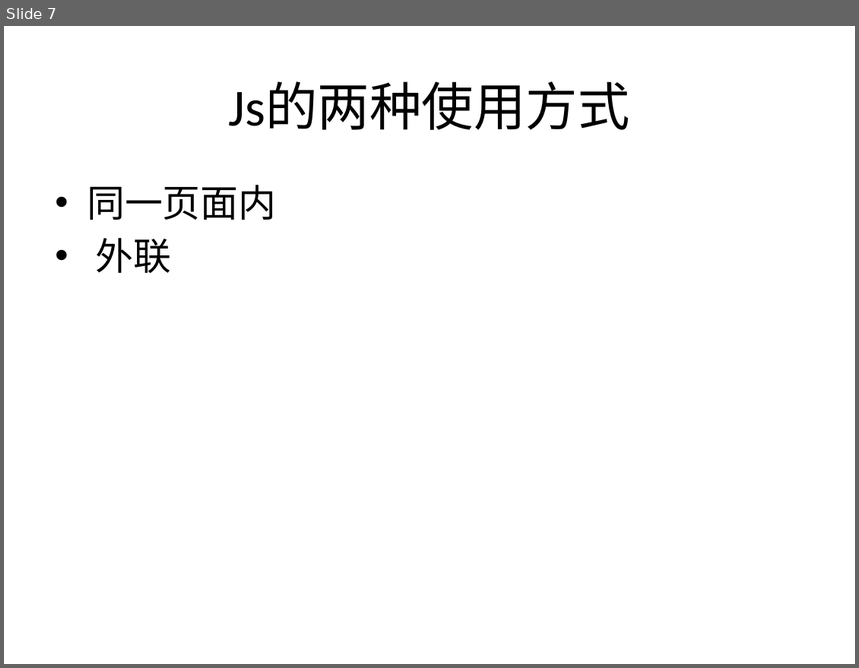
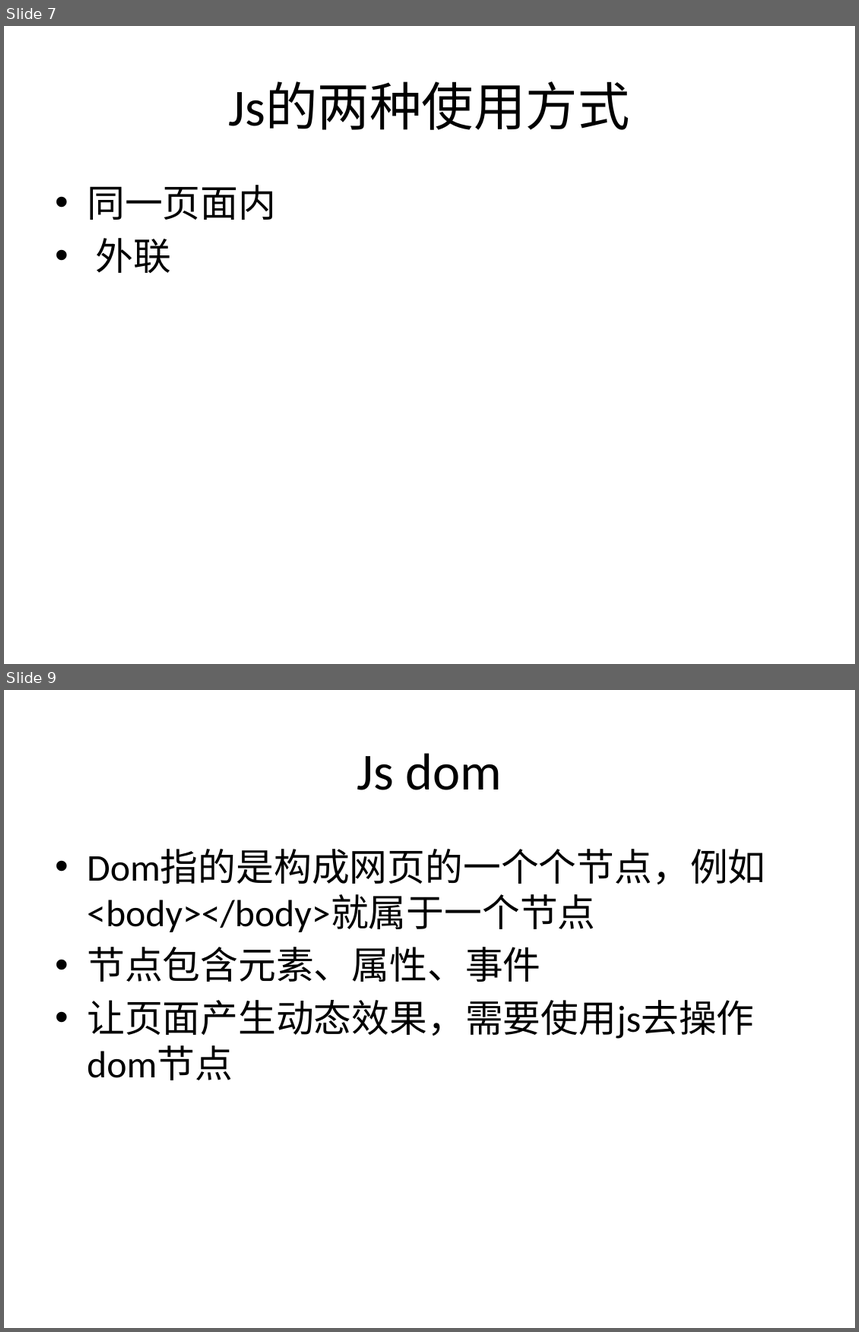
Before and after one commit to zhan3333/html-css-js-example, a slide deck: ppt/html-css-js.pptx. Shown one above the other, each under a label of ours: slide 7 before the commit, slides 7 and 9 after it; the slides between them are not shown. The pictures are 859x668 and 859x1332 pixels, drawn with LibreOffice and Linux fonts; fonts in the diff are those of the drawing. Boxes give left, top, right and bottom in pixels: in the first picture for what was removed or moved away, otherwise in the second. Text is boxed around its words. In the diff, an @@ line names an element or a change of style, - is before the commit and + after.

Commit message:
增加一个练习题示例

```diff
--- a/ppt/html-css-js.pptx
+++ b/ppt/html-css-js.pptx
@@ slide 9 added at <box>4,690,855,1328</box>, background #FFFFFF @@
@@ title added at <box>357,753,503,790</box>, 44 pt, text #000000 @@
+Js dom
@@ text added at <box>87,850,766,1039</box>, 32 pt, text #000000 @@
+• Dom指的是构成网页的一个个节点，例如<body></body>就属于一个节点
+• 节点包含元素、属性、事件
+• 让页面产生动态效果，需要使用js去操作dom节点
```
Also in this commit, not shown: 1 slide changed, 1 other slide added, 3 other files.
